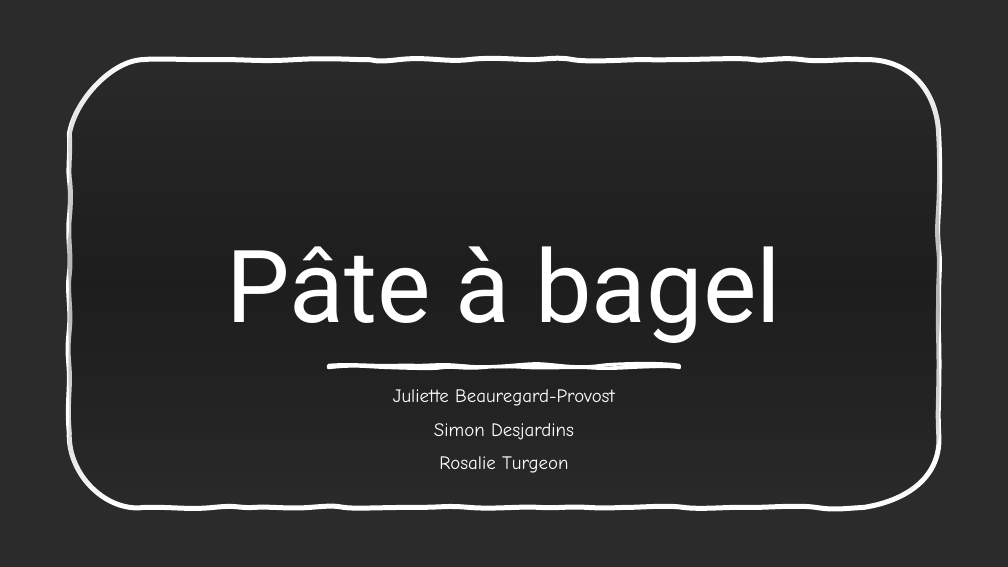
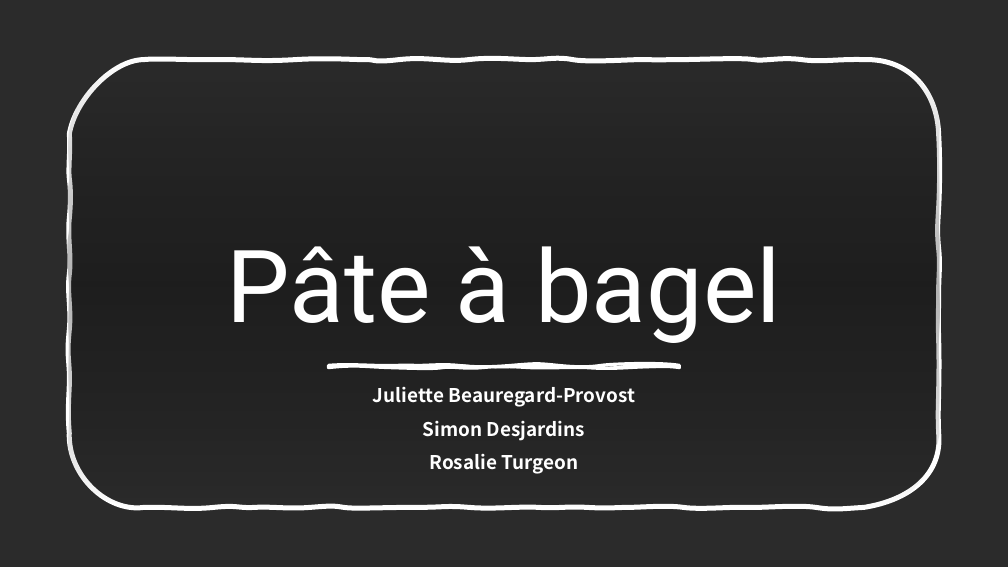
Before and after one commit to roroturgeon/GCH2545, a slide deck: slide 1 of Pâte à bagel.pptx. Drawn at 1008x567 pixels with LibreOffice and Linux fonts; fonts in the diff are those of the drawing; background and template pictures are left out; a plain dark background stands for a picture behind light text. Boxes give left, top, right and bottom in pixels: in the first picture for what was removed or moved away, otherwise in the second. Text is boxed around its words. In the diff, an @@ line names an element or a change of style, - is before the commit and + after.

Commit message:
pp

```diff
--- a/Pâte à bagel.pptx
+++ b/Pâte à bagel.pptx
@@ subtitle "Juliette Beauregard-Provost" at [373,387,635,474]: font Comic Neue to Noto Sans CJK SC, bold on @@
```
Also in this commit, not shown: 8 other slides changed, 1 slide added.
